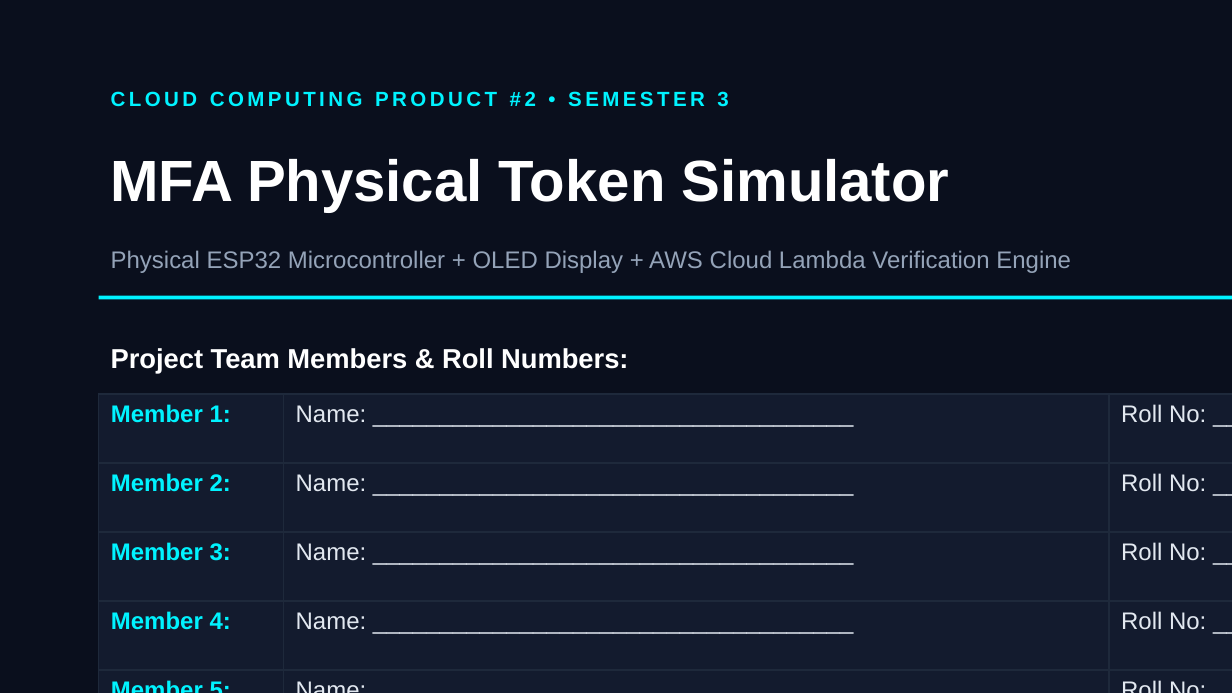
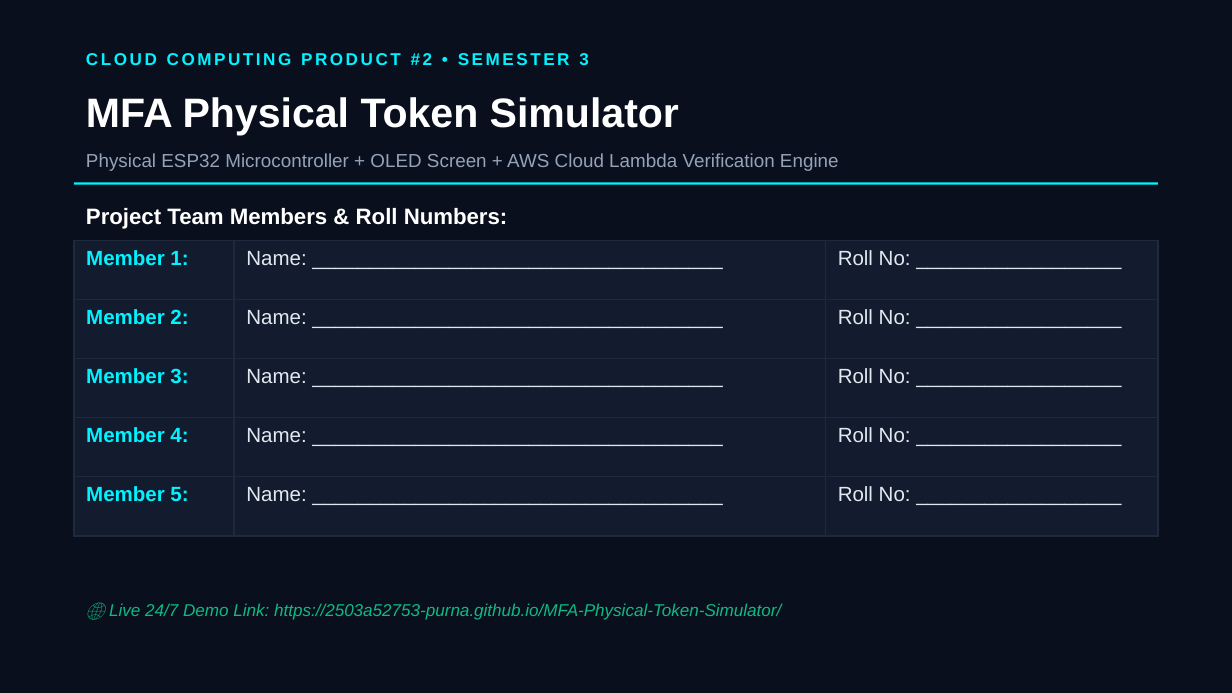
Before and after one commit to 2503a52753-Purna/MFA-Physical-Token-Simulator, a slide deck: slide 1 of MFA_Physical_Token_Simulator_Presentation.pptx. Drawn at 1232x693 pixels with LibreOffice and Linux fonts; fonts in the diff are those of the drawing. Boxes give left, top, right and bottom in pixels: in the first picture for what was removed or moved away, otherwise in the second. Text is boxed around its words. In the diff, an @@ line names an element or a change of style, - is before the commit and + after.

```diff
--- a/MFA_Physical_Token_Simulator_Presentation.pptx
+++ b/MFA_Physical_Token_Simulator_Presentation.pptx
@@ text "CLOUD COMPUTING PRODUCT #2 • ..." moved from (x1=111, y1=91, x2=728, y2=107) to (x1=86, y1=53, x2=589, y2=65) @@
@@ text "CLOUD COMPUTING PRODUCT #2 • ..." at (x1=86, y1=53, x2=589, y2=65): size 12 to 10 pt, letter spacing 2 to 1.5 pt @@
@@ text "MFA Physical Token Simulator" moved from (x1=111, y1=159, x2=950, y2=212) to (x1=86, y1=97, x2=679, y2=135) @@
@@ text "MFA Physical Token Simulator" at (x1=86, y1=97, x2=679, y2=135): size 34 to 24 pt @@
@@ text at (x1=86, y1=153, x2=839, y2=171): text changed; size 14 to 11 pt @@
-Physical ESP32 Microcontroller + OLED Display + AWS Cloud Lambda Verification Engine
+Physical ESP32 Microcontroller + OLED Screen + AWS Cloud Lambda Verification Engine
@@ text "Project Team Members & Roll ..." moved from (x1=111, y1=348, x2=628, y2=373) to (x1=86, y1=208, x2=508, y2=229) @@
@@ text "Project Team Members & Roll ..." at (x1=86, y1=208, x2=508, y2=229): size 16 to 13 pt @@
@@ rectangle resized from (x1=99, y1=296, x2=1232, y2=299) to (x1=74, y1=182, x2=1158, y2=185) @@
@@ table at (x1=74, y1=240, x2=1158, y2=561) @@
@@ size 14 to 12 pt @@
@@ table resized from (x1=99, y1=394, x2=1232, y2=693) to (x1=74, y1=240, x2=1158, y2=561) @@
@@ text added at (x1=109, y1=603, x2=781, y2=620), 10 pt, text #10B981, italic @@
+🌐 Live 24/7 Demo Link: https://2503a52753-purna.github.io/MFA-Physical-Token-Simulator/
```
Also in this commit, not shown: 9 other slides changed, 2 other files.
